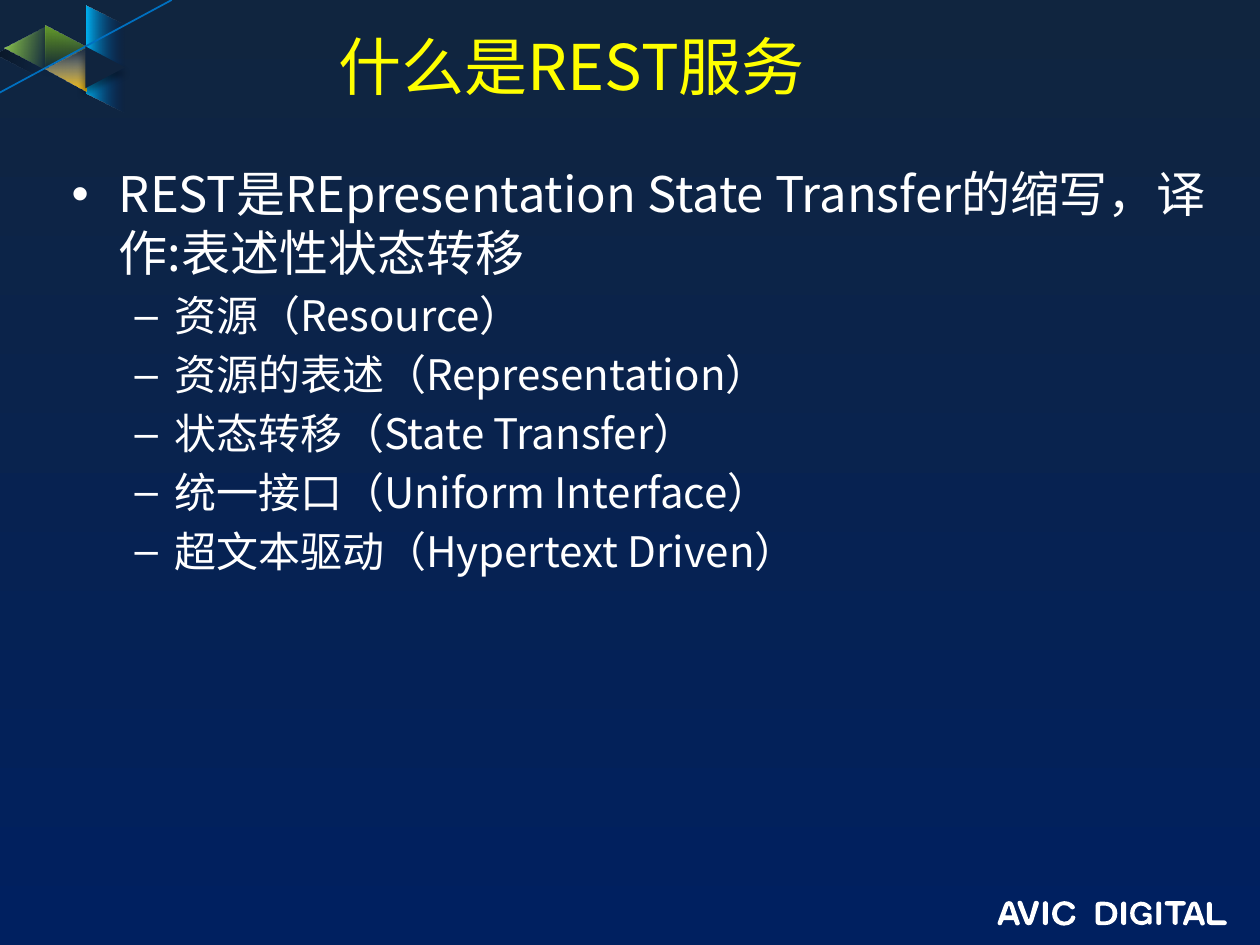
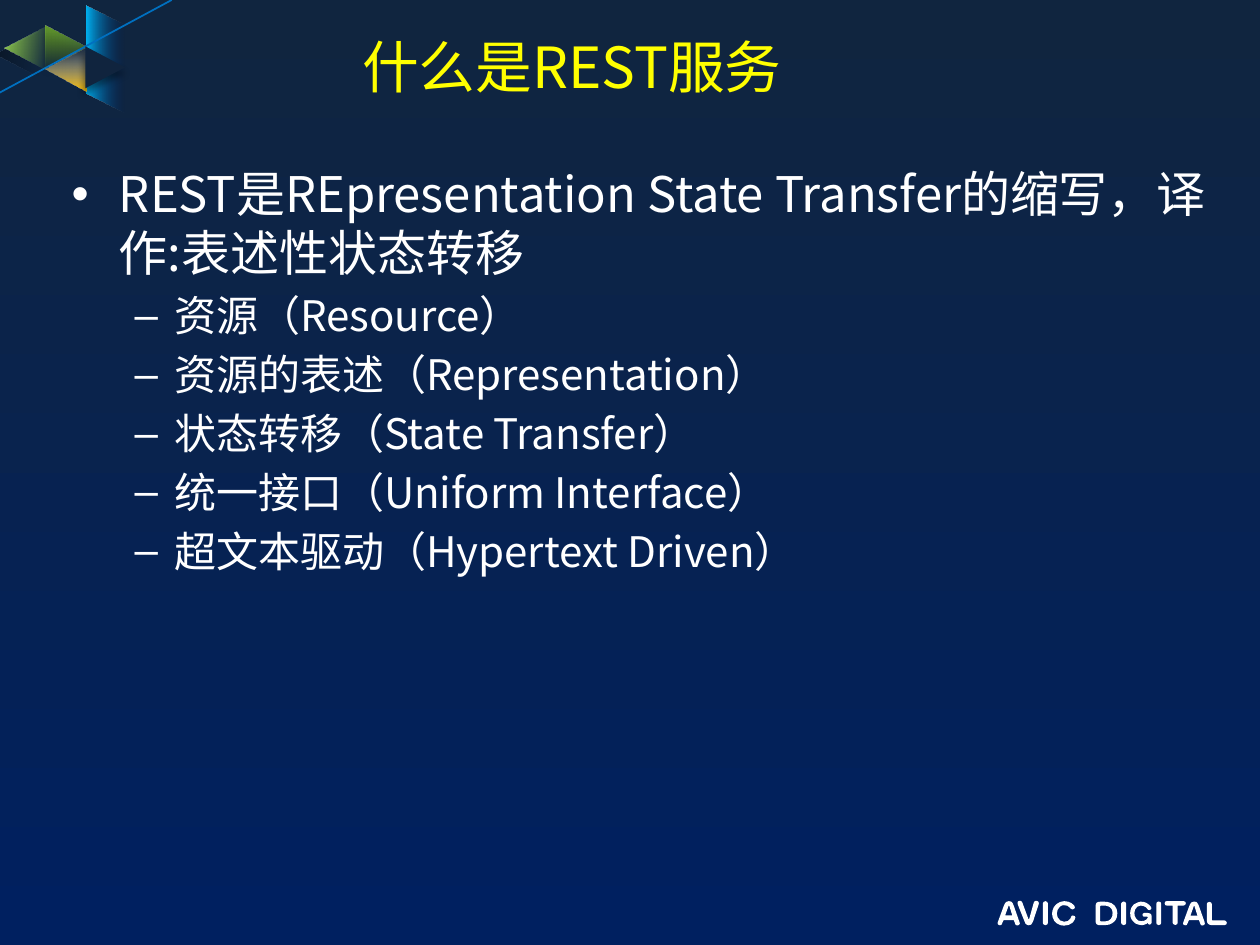
Before and after one commit to guofengzh/java-way, a slide deck: slide 2 of spring/docs/09-spring-rest.pptx. Drawn at 1260x945 pixels with LibreOffice and Linux fonts; fonts in the diff are those of the drawing; background and template pictures are left out. Boxes give left, top, right and bottom in pixels: in the first picture for what was removed or moved away, otherwise in the second. Text is boxed around its words. In the diff, an @@ line names an element or a change of style, - is before the commit and + after.

```diff
--- a/spring/docs/09-spring-rest.pptx
+++ b/spring/docs/09-spring-rest.pptx
@@ title "什么是REST服务" at [362,40,781,93]: size 36 to 32.4 pt @@
```
Also in this commit, not shown: 5 other slides changed, 1 slide added, 1 slide removed, 2 other files.
